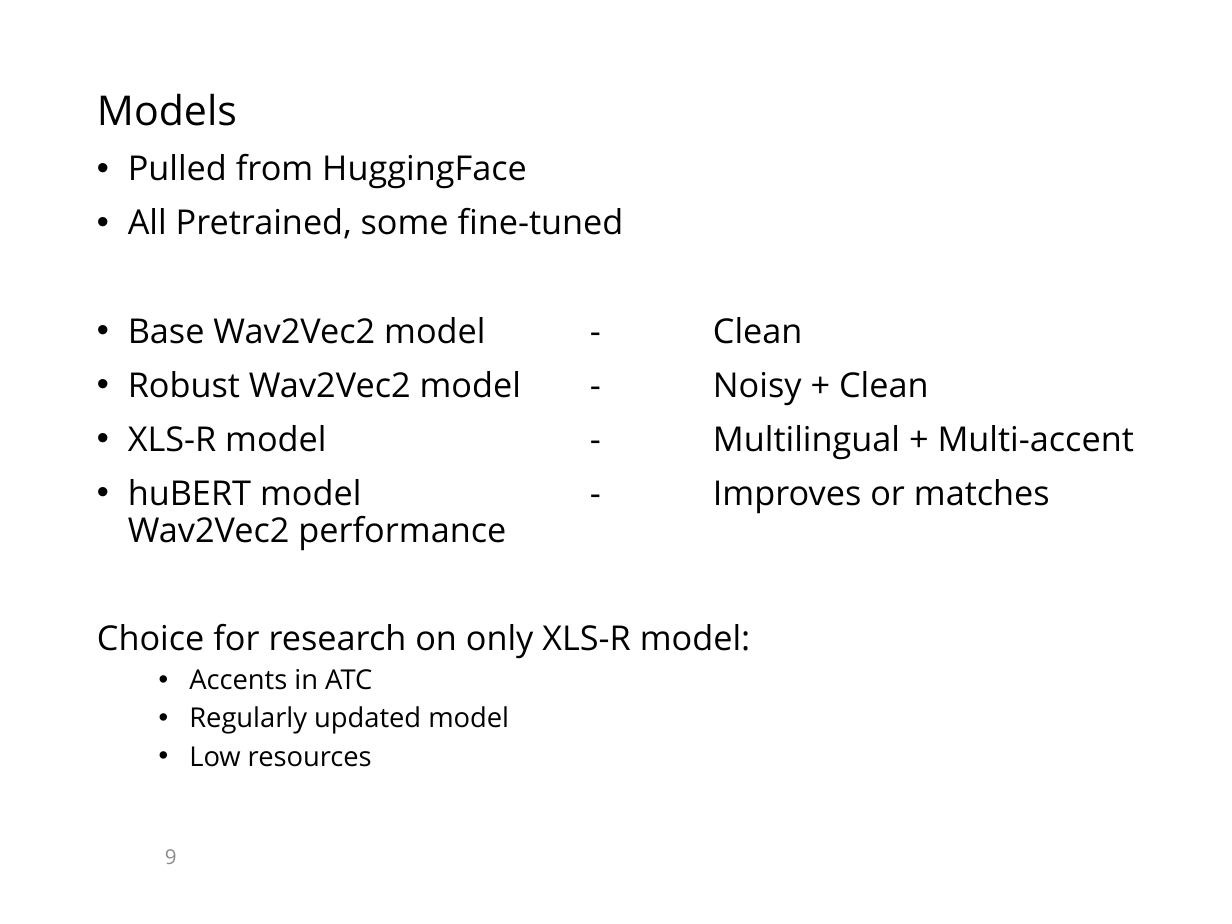
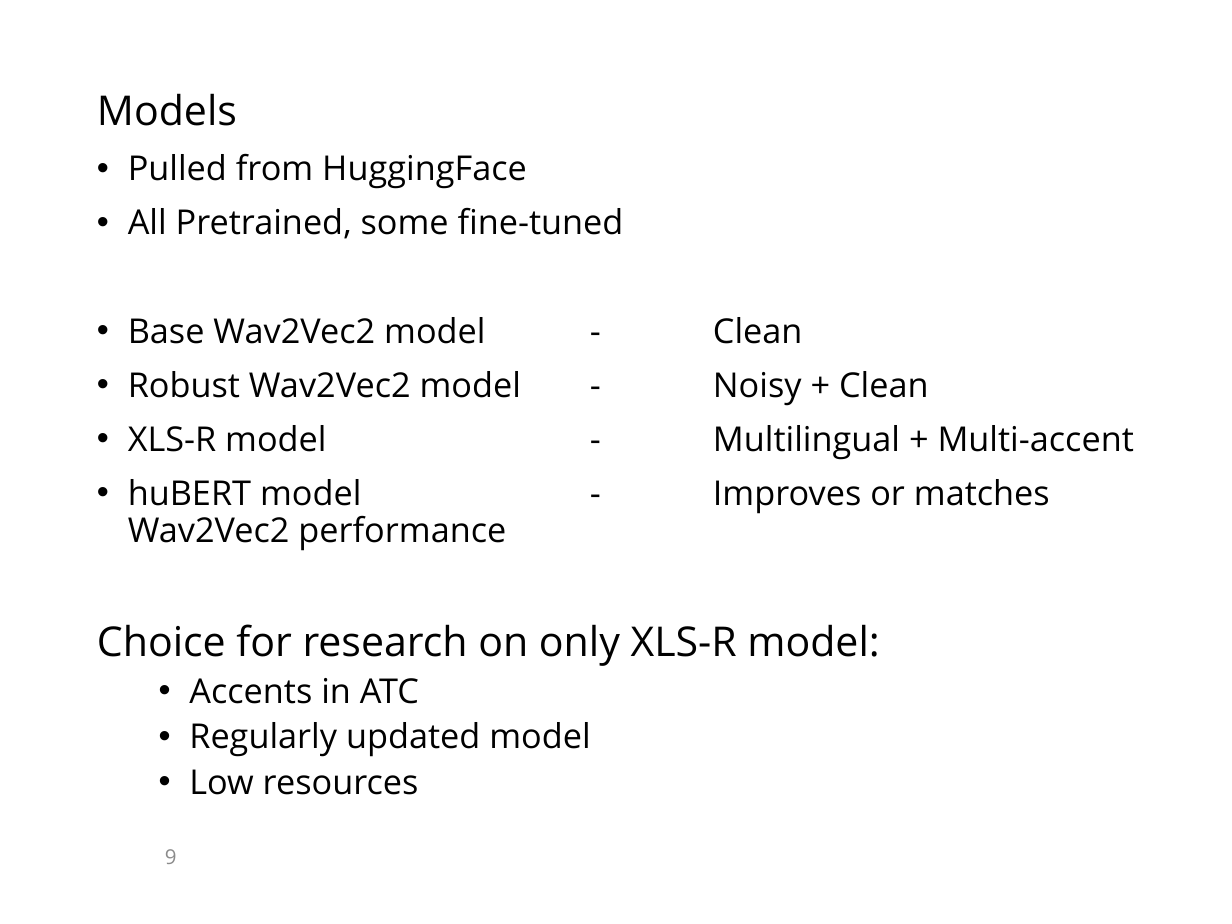
Before and after one commit to KaranChand/ATC, a slide deck: slide 9 of PowerPoint_presentation_template.pptx. Drawn at 1232x924 pixels with LibreOffice and Linux fonts; fonts in the diff are those of the drawing; background and template pictures are left out. Boxes give left, top, right and bottom in pixels: in the first picture for what was removed or moved away, otherwise in the second. Text is boxed around its words. In the diff, an @@ line names an element or a change of style, - is before the commit and + after.

```diff
--- a/PowerPoint_presentation_template.pptx
+++ b/PowerPoint_presentation_template.pptx
@@ text at [97, 624, 879, 795]: size 20 to 24 pt in "Choice for research on only XLS-R model:"; size 16 to 20 pt in "Accents in ATC", "Regularly updated model", "Low resources" @@
```
Also in this commit, not shown: 2 other slides changed, 5 slides added, 1 slide removed.
